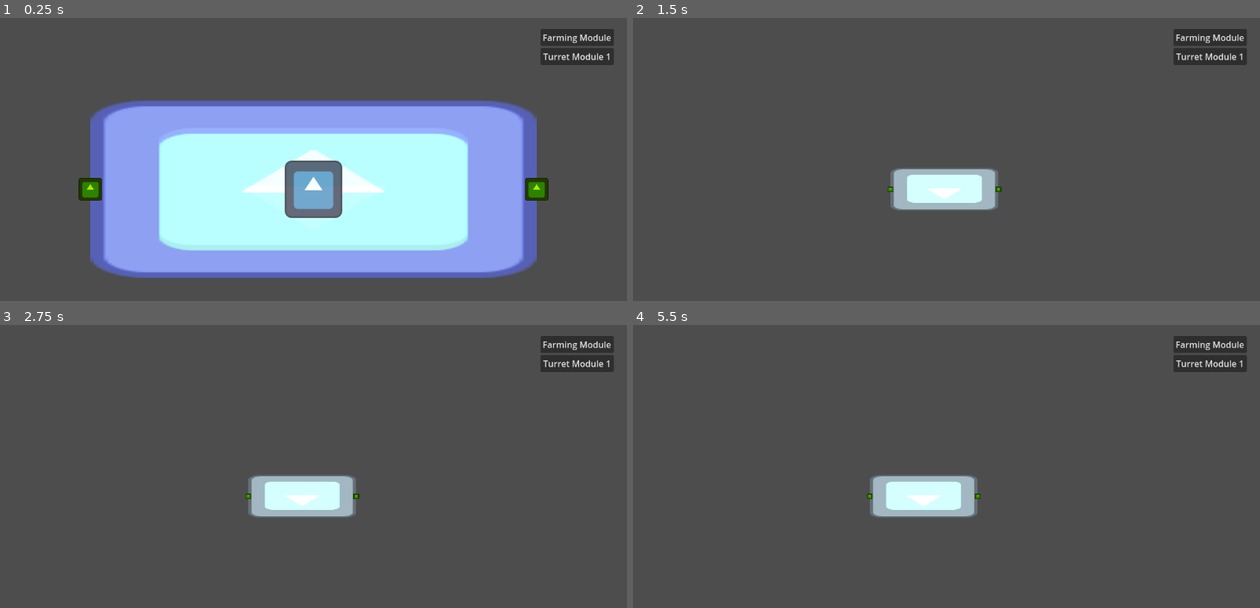
Above: before the commit, frames 1-4 (two rows, left to right).
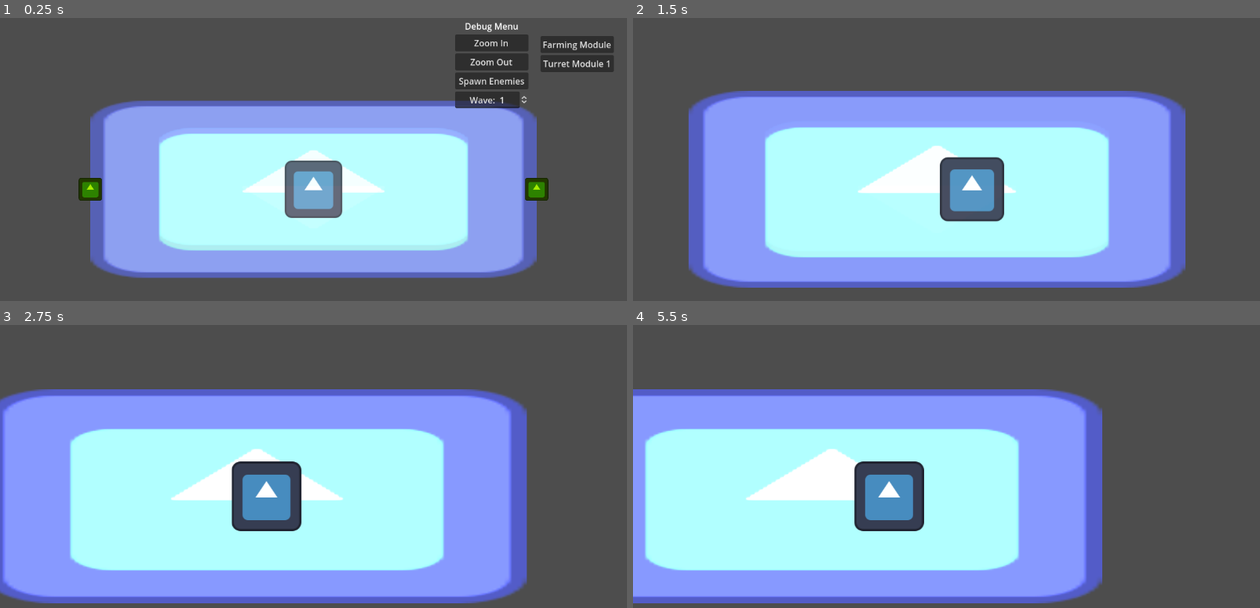
Above: after the commit, the same moments.

Repository: PROGAMER010403/SpaceFarmingGame
Game: Godot game, scene res://Scenes/rayyan_test_scene.tscn
Same seed, same stepped clock (60 frames per second), same inputs: the game is played once before the commit and once after it. The project has no main scene, so this scene is started directly. The engine's default icon, where the game draws it, is replaced by a stand-in: a white triangle on a blue panel in a dark square.
Inputs (mouse positions are in pixels of both pictures, inside the frame that each line leads up to):
- Up to frame 1 (0.25 s): no input
- Up to frame 2 (1.5 s): click (1122, 43) at 0.5 s, where only the run after the commit has a clickable "Zoom In"; move the mouse to (890, 190) at 1.27 s; press the mouse at (890, 190) at 1.28 s; hold D (Key_Right) from 1.28 s (still down)
- Up to frame 3 (2.75 s): move the mouse to (351, 497) at 2.02 s; release D (Key_Right) at 2.03 s; release the mouse at (351, 497) at 2.03 s; hold A (Key_Left) from 2.03 s (still down); click (351, 497) at 2.1 s
- Up to frame 4 (5.5 s): move the mouse to (1009, 418) at 2.77 s; release A (Key_Left) at 2.78 s; press the mouse at (1009, 418) at 2.78 s; hold D (Key_Right) 2.78-4.28 s; move the mouse to (915, 565) at 3.52 s; release the mouse at (915, 565) at 3.53 s; click (915, 565) at 3.6 s; move the mouse to (1134, 548) at 4.27 s; press the mouse at (1134, 548) at 4.28 s; hold A (Key_Left) from 4.28 s (still down); tap Escape (Cancel_Action, bound only after the commit) at 4.9 s; move the mouse to (758, 443) at 5.02 s; release the mouse at (758, 443) at 5.03 s; click (758, 443) at 5.1 s

The runs differ from the first frame. In frame 1, 3.8% of the frame differs, in the area x 72-98%, y 1-32%; in frame 2, 55%; in frame 3, 63%, in the area x 0-98%, y 3-99%; in frame 4, 57%.

Commit message:
Enemy Spawn System Complete
Placeholder prefabs are used as enemies but it's an quick change to switch to the actual enemy scenes.

Diff:
--- /dev/null
+++ b/Data/EnemySpawnData.json
@@ -0,0 +1,32 @@
+{
+  "1": {
+	"Enemy1Spawns": 11,
+	"Enemy2Spawns": 0,
+	"Enemy3Spawns": 0,
+	"SpawnSpacing": 2.5
+  },
+  "2": {
+	"Enemy1Spawns": 0,
+	"Enemy2Spawns": 7,
+	"Enemy3Spawns": 0,
+	"SpawnSpacing": 2
+  },
+  "3": {
+	"Enemy1Spawns": 0,
+	"Enemy2Spawns": 0,
+	"Enemy3Spawns": 5,
+	"SpawnSpacing": 1.5
+  },
+  "4": {
+	"Enemy1Spawns": 7,
+	"Enemy2Spawns": 5,
+	"Enemy3Spawns": 3,
+	"SpawnSpacing": 1
+  },
+  "5": {
+	"Enemy1Spawns": 11,
+	"Enemy2Spawns": 7,
+	"Enemy3Spawns": 5,
+	"SpawnSpacing": 1
+  }
+}
--- /dev/null
+++ b/Prefabs/enemy_1_placeholder.tscn
@@ -0,0 +1,10 @@
+[gd_scene load_steps=3 format=3 uid="uid://b8q606d1ackof"]
+
+[ext_resource type="Script" path="res://enemy_placeholder.gd" id="1_y2stx"]
+[ext_resource type="Texture2D" uid="uid://b0m8nw8kjo73x" path="res://Assets/Sprites/icon.svg" id="2_5kr1u"]
+
+[node name="Node2D" type="Node2D"]
+script = ExtResource("1_y2stx")
+
+[node name="Sprite2D" type="Sprite2D" parent="."]
+texture = ExtResource("2_5kr1u")
--- /dev/null
+++ b/Prefabs/enemy_2_placeholder.tscn
@@ -0,0 +1,11 @@
+[gd_scene load_steps=3 format=3 uid="uid://csc6uxgbodi7c"]
+
+[ext_resource type="Script" path="res://enemy_placeholder.gd" id="1_j3qvo"]
+[ext_resource type="Texture2D" uid="uid://b0m8nw8kjo73x" path="res://Assets/Sprites/icon.svg" id="2_xekcw"]
+
+[node name="Node2D" type="Node2D"]
+script = ExtResource("1_j3qvo")
+
+[node name="Sprite2D" type="Sprite2D" parent="."]
+modulate = Color(1, 2.37, 1, 1)
+texture = ExtResource("2_xekcw")
--- /dev/null
+++ b/Prefabs/enemy_3_placeholder.tscn
@@ -0,0 +1,11 @@
+[gd_scene load_steps=3 format=3 uid="uid://bih24fld1rdls"]
+
+[ext_resource type="Script" path="res://enemy_placeholder.gd" id="1_s54iv"]
+[ext_resource type="Texture2D" uid="uid://b0m8nw8kjo73x" path="res://Assets/Sprites/icon.svg" id="2_onvpr"]
+
+[node name="Node2D" type="Node2D"]
+script = ExtResource("1_s54iv")
+
+[node name="Sprite2D" type="Sprite2D" parent="."]
+modulate = Color(2.96, 1, 1, 1)
+texture = ExtResource("2_onvpr")
--- a/Prefabs/player.tscn
+++ b/Prefabs/player.tscn
@@ -2,7 +2,7 @@
 
 [ext_resource type="Script" path="res://Scripts/Player.gd" id="1_5aix3"]
 [ext_resource type="Texture2D" uid="uid://b0m8nw8kjo73x" path="res://Assets/Sprites/icon.svg" id="2_sn23d"]
-[ext_resource type="PackedScene" uid="uid://be0bxra4qmnsx" path="res://Scenes/zooming_camera_2d.tscn" id="3_1nekc"]
+[ext_resource type="PackedScene" uid="uid://be0bxra4qmnsx" path="res://Prefabs/zooming_camera_2d.tscn" id="3_1nekc"]
 
 [sub_resource type="RectangleShape2D" id="RectangleShape2D_o4fq4"]
 size = Vector2(118, 120)
--- /dev/null
+++ b/Scenes/DebugMenu.gd
@@ -0,0 +1,35 @@
+extends VBoxContainer
+
+@onready var RootNode = get_tree().get_root().get_node("Node2D")
+@onready var ZoomInButton = $ZoomIn
+@onready var ZoomOutButton = $ZoomOut
+@onready var SpawnEnemiesButton = $SpawnEnemies
+@onready var WaveIDCounter = $WaveID
+
+var spawnData
+
+
+func _ready():
+	var jsonFile = FileAccess.open("res://Data/EnemySpawnData.json", FileAccess.READ)
+	var fileContents = JSON.parse_string(jsonFile.get_as_text())
+	jsonFile.close()
+
+	spawnData = fileContents
+
+
+func _on_zoom_in_pressed():
+	GlobalStatesManager.ZOOM_OUT_STATE = false
+
+
+func _on_zoom_out_pressed():
+	GlobalStatesManager.ZOOM_OUT_STATE = true
+
+
+func _on_spawn_enemies_pressed():
+	var waveID = str(WaveIDCounter.value)
+	var enemy1Spawns = spawnData[waveID].Enemy1Spawns
+	var enemy2Spawns = spawnData[waveID].Enemy2Spawns
+	var enemy3Spawns = spawnData[waveID].Enemy3Spawns
+	var spawnSpacing = spawnData[waveID].SpawnSpacing
+
+	RootNode.spawn_enemies(enemy1Spawns, enemy2Spawns, enemy3Spawns, spawnSpacing)
--- a/Scenes/rayyan_test_scene.tscn
+++ b/Scenes/rayyan_test_scene.tscn
@@ -1,9 +1,10 @@
-[gd_scene load_steps=5 format=3 uid="uid://b8njseudfhckb"]
+[gd_scene load_steps=6 format=3 uid="uid://b8njseudfhckb"]
 
 [ext_resource type="Script" path="res://Scripts/ModularBuilding.gd" id="1_lve4w"]
 [ext_resource type="PackedScene" uid="uid://durlojbj3xq6h" path="res://Prefabs/player.tscn" id="1_sjeir"]
 [ext_resource type="PackedScene" uid="uid://di0r7vye68keg" path="res://Prefabs/core_module.tscn" id="2_ucc5e"]
 [ext_resource type="Script" path="res://Scripts/BuildUI.gd" id="4_nx73b"]
+[ext_resource type="Script" path="res://Scenes/DebugMenu.gd" id="5_jjolq"]
 
 [node name="Node2D" type="Node2D"]
 position = Vector2(0, 323)
@@ -19,22 +20,17 @@
 layout_mode = 3
 anchors_preset = 0
 offset_left = 993.0
-offset_top = 29.0
+offset_top = 42.0
 offset_right = 993.0
-offset_bottom = 29.0
-size_flags_horizontal = 3
+offset_bottom = 42.0
+size_flags_horizontal = 8
 size_flags_vertical = 3
 script = ExtResource("4_nx73b")
 
 [node name="VBoxContainer" type="VBoxContainer" parent="CanvasLayer/BuildUI"]
 layout_mode = 1
-anchors_preset = 15
-anchor_right = 1.0
-anchor_bottom = 1.0
 offset_right = 135.0
 offset_bottom = 66.0
-grow_horizontal = 2
-grow_vertical = 2
 
 [node name="FarmingModule" type="Button" parent="CanvasLayer/BuildUI/VBoxContainer"]
 layout_mode = 2
@@ -44,5 +40,47 @@
 layout_mode = 2
 text = "Turret Module 1"
 
+[node name="DebugMenu" type="VBoxContainer" parent="CanvasLayer/BuildUI"]
+layout_mode = 1
+anchors_preset = 15
+anchor_right = 1.0
+anchor_bottom = 1.0
+offset_left = -157.0
+offset_top = -30.0
+offset_right = -22.0
+offset_bottom = 136.0
+grow_horizontal = 2
+grow_vertical = 2
+script = ExtResource("5_jjolq")
+
+[node name="Label" type="Label" parent="CanvasLayer/BuildUI/DebugMenu"]
+layout_mode = 2
+text = "Debug Menu"
+horizontal_alignment = 1
+
+[node name="ZoomIn" type="Button" parent="CanvasLayer/BuildUI/DebugMenu"]
+layout_mode = 2
+text = "Zoom In"
+
+[node name="ZoomOut" type="Button" parent="CanvasLayer/BuildUI/DebugMenu"]
+layout_mode = 2
+text = "Zoom Out"
+
+[node name="SpawnEnemies" type="Button" parent="CanvasLayer/BuildUI/DebugMenu"]
+layout_mode = 2
+text = "Spawn Enemies"
+
+[node name="WaveID" type="SpinBox" parent="CanvasLayer/BuildUI/DebugMenu"]
+layout_mode = 2
+min_value = 1.0
+max_value = 5.0
+value = 1.0
+rounded = true
+alignment = 1
+prefix = "Wave: "
+
 [connection signal="pressed" from="CanvasLayer/BuildUI/VBoxContainer/FarmingModule" to="CanvasLayer/BuildUI" method="_on_farming_module_pressed"]
 [connection signal="pressed" from="CanvasLayer/BuildUI/VBoxContainer/TurretModule1" to="CanvasLayer/BuildUI" method="_on_turret_module_1_pressed"]
+[connection signal="pressed" from="CanvasLayer/BuildUI/DebugMenu/ZoomIn" to="CanvasLayer/BuildUI/DebugMenu" method="_on_zoom_in_pressed"]
+[connection signal="pressed" from="CanvasLayer/BuildUI/DebugMenu/ZoomOut" to="CanvasLayer/BuildUI/DebugMenu" method="_on_zoom_out_pressed"]
+[connection signal="pressed" from="CanvasLayer/BuildUI/DebugMenu/SpawnEnemies" to="CanvasLayer/BuildUI/DebugMenu" method="_on_spawn_enemies_pressed"]
--- a/Scripts/ModularBuilding.gd
+++ b/Scripts/ModularBuilding.gd
@@ -1,12 +1,18 @@
 extends Node2D
 
+@onready var RootNode = get_tree().get_root().get_node("Node2D")
 
 var FarmingModulePrefab = preload("res://Prefabs/farming_module.tscn")
 var Turret1ModulePrefab = preload("res://Prefabs/turret_1_module.tscn")
 
+var Enemy1Prefab = preload("res://Prefabs/enemy_1_placeholder.tscn")
+var Enemy2Prefab = preload("res://Prefabs/enemy_2_placeholder.tscn")
+var Enemy3Prefab = preload("res://Prefabs/enemy_3_placeholder.tscn")
 
 func _ready():
 	$CoreModule.MODULE_STATE = 3
+	GlobalStatesManager.RightMostOpenEnd = $CoreModule/Container/RightEnd
+	GlobalStatesManager.LeftMostOpenEnd = $CoreModule/Container/LeftEnd
 
 
 func place_module(moduleID):
@@ -20,3 +26,39 @@
 		ModuleInstance.name = "Turret1Module"
 		ModuleInstance.MODULE_STATE = 1
 		add_child(ModuleInstance)
+
+
+func spawn_enemies(enemy1, enemy2, enemy3, spacing):
+	for i in range(enemy1):
+		await get_tree().create_timer(float(spacing)).timeout
+		instantiate_enemy(1, pick_spawn_point())
+	for i in range(enemy2):
+		await get_tree().create_timer(float(spacing)).timeout
+		instantiate_enemy(2, pick_spawn_point())
+	for i in range(enemy3):
+		await get_tree().create_timer(float(spacing)).timeout
+		instantiate_enemy(3, pick_spawn_point())
+
+
+func pick_spawn_point():
+	var spawnPositionIndex = randi() % 2 + 1
+	var spawnPosition : Vector2
+	if spawnPositionIndex == 1:
+		spawnPosition = GlobalStatesManager.RightMostOpenEnd.global_position
+	elif spawnPositionIndex == 2:
+		spawnPosition = GlobalStatesManager.LeftMostOpenEnd.global_position
+
+	return spawnPosition
+
+
+func instantiate_enemy(enemyIndex, spawnPosition):
+	var newEnemy1Instance
+	if enemyIndex == 1:
+		newEnemy1Instance = Enemy1Prefab.instantiate()
+	elif enemyIndex == 2:
+		newEnemy1Instance = Enemy2Prefab.instantiate()
+	elif enemyIndex == 3:
+		newEnemy1Instance = Enemy3Prefab.instantiate()
+
+	newEnemy1Instance.global_position = spawnPosition
+	RootNode.add_child(newEnemy1Instance)
--- a/Scripts/ModuleLocalStateManager.gd
+++ b/Scripts/ModuleLocalStateManager.gd
@@ -34,12 +34,14 @@
 func _input(event):
 	if event.is_action_pressed("Mouse_Left_Click") && GlobalStatesManager.CurrentModuleAtMouse != null && snapTo != null:
 		GlobalStatesManager.CurrentModuleAtMouse.MODULE_STATE = 3
-		print(snapTo.name + " of " + str(snapTo.get_parent().get_parent()))
 		snapTo.hide()
 		update_state_characteristics()
 		GlobalStatesManager.CurrentModuleAtMouse.snapTo = null
 		GlobalStatesManager.CurrentModuleAtMouse = null
-
+	elif event.is_action_pressed("Cancel_Action") && GlobalStatesManager.CurrentModuleAtMouse != null:
+		GlobalStatesManager.CurrentModuleAtMouse.queue_free()
+		GlobalStatesManager.CurrentModuleAtMouse.snapTo = null
+		GlobalStatesManager.CurrentModuleAtMouse = null
 
 func update_walls():
 	if GlobalStatesManager.ZOOM_OUT_STATE == true:
@@ -67,8 +69,10 @@
 		if snapTo != null:
 			if snapTo.name == RightEndObject.name:
 				GlobalStatesManager.CurrentModuleAtMouse.LeftEndObject.hide()
+				GlobalStatesManager.RightMostOpenEnd = RightEndObject
 			elif snapTo.name == LeftEndObject.name:
 				GlobalStatesManager.CurrentModuleAtMouse.RightEndObject.hide()
+				GlobalStatesManager.RightMostOpenEnd = LeftEndObject
 
 
 func _on_mouse_entered_right_end():
--- a/Singletons/GlobalStatesManager.gd
+++ b/Singletons/GlobalStatesManager.gd
@@ -6,6 +6,8 @@
 #Following are empty variables, waiting for their corresponding objects to assign themselves upon ready
 var ZoomingCameraObject : Object
 var CurrentModuleAtMouse : Object
+var RightMostOpenEnd : Object
+var LeftMostOpenEnd : Object
 
 #Do not change these variables externally, these are used for optimization purposes to avoid constant update checks in dependant scripts
 var isZoomStateJustChanged : bool = false
--- /dev/null
+++ b/enemy_placeholder.gd
@@ -0,0 +1,10 @@
+extends Node2D
+
+
+func _physics_process(delta):
+	if global_position.x >= 3:
+		position.x -= 500 * delta
+	elif global_position.x <= -3:
+		position.x += 500 * delta
+	if global_position.x >= -5 && global_position.x <= 5:
+		queue_free()
--- a/project.godot
+++ b/project.godot
@@ -37,6 +37,12 @@
 "events": [Object(InputEventMouseButton,"resource_local_to_scene":false,"resource_name":"","device":-1,"window_id":0,"a …(253 unchanged characters)…
 ]
 }
+Cancel_Action={
+"deadzone": 0.5,
+"events": [Object(InputEventKey,"resource_local_to_scene":false,"resource_name":"","device":-1,"window_id":0,"alt_pressed":false,"shift_pressed":false,"ctrl_pressed":false,"meta_pressed":false,"pressed":false,"keycode":0,"physical_keycode":4194305,"key_label":0,"unicode":0,"echo":false,"script":null)
+, Object(InputEventMouseButton,"resource_local_to_scene":false,"resource_name":"","device":-1,"window_id":0,"alt_pressed":false,"shift_pressed":false,"ctrl_pressed":false,"meta_pressed":false,"button_mask":0,"position":Vector2(0, 0),"global_position":Vector2(0, 0),"factor":1.0,"button_index":2,"canceled":false,"pressed":false,"double_click":false,"script":null)
+]
+}
 
 [rendering]
 
